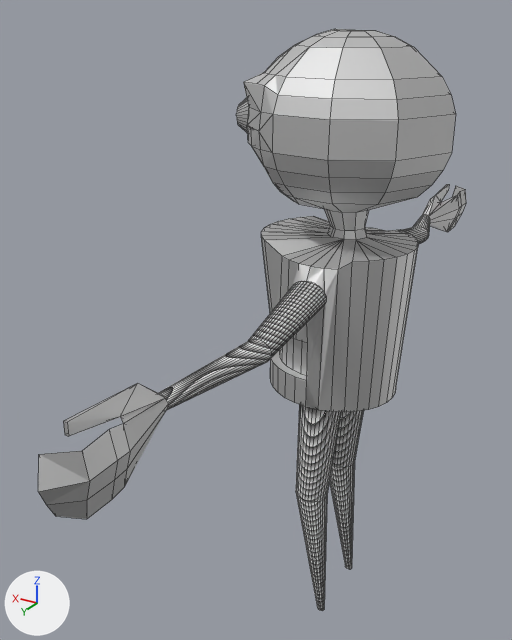
One commit to the Blender file Jump'n'Run_Collab/GOTY/Assets/Drop/BlenderFiles/robot_wip.blend: the scene before it, then after it.
Both versions are drawn from a 50 mm lens placed at (-2.28, 3.26, 2.89), pointed at (0.71, -1.73, 0.4). The lights are fixed; the arrows at lower left show +X, +Y and +Z. Mesh edges are drawn as thin lines.
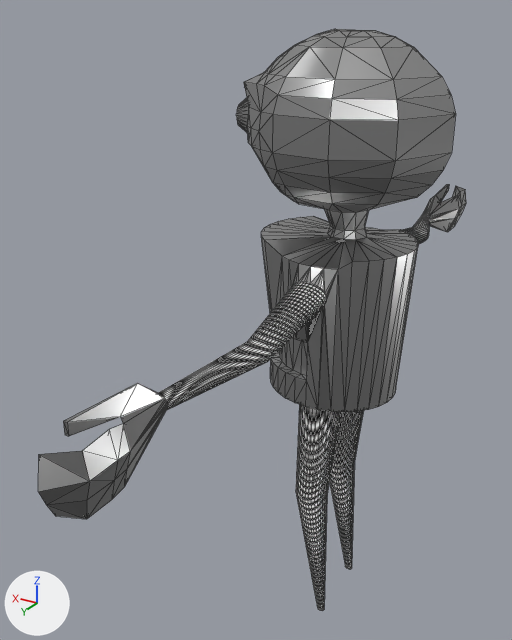
The newer file is also turned or shifted as a whole; pictures and numbers use the older file's frame.

Location of each change, (x1, y1, x2, y2) in pixels of the pictures (512 x 640 px):
'Cylinder', recoloured, reshaped
    both: (38, 29, 466, 611)
part 1 of me_cylinder, deleted
    before: (408, 227, 427, 236)
part 2 of me_cylinder, deleted
    before: (263, 281, 323, 347)

What changed in the scene script:
```text
Change mat_body:
    remove # nodes: BsdfAnisotropic, OutputMaterial
    nodes: BsdfPrincipled, Emission, MixShader, OutputMaterial
    colours: grey #b1b1b1
Change mat_excrements:
    remove # nodes: BsdfDiffuse, NewGeometry, OutputMaterial, TexWave
    nodes: BsdfPrincipled, Emission, MixShader, NewGeometry, OutputMaterial, TexWave
    colours: white #e7e7e7
Change me_cylinder:
    used by ob_cylinder; location = (0.0, -2.0, 0.0); scale = (0.83, 0.75, 0.7)
    remove me_cylinder.from_pydata(...)  # 953 vertices, 794 faces, 1 loose edge; spans x -0.96..1.05, y -4.56..4.56, z -3.6..4.0
    add me_cylinder.from_pydata(...)  # 939 vertices, 1943 faces, 1 loose edge; spans x -0.96..1.05, y -4.56..4.56, z -3.6..4.0
    me_cylinder part 1: 9 vertices removed from x -0.13..0.01, y -0.91..-0.9, z 1.13..1.46
    me_cylinder part 2: 5 vertices removed from x -0.13..0.01, y 0.9..0.91, z 1.41..1.46
```
